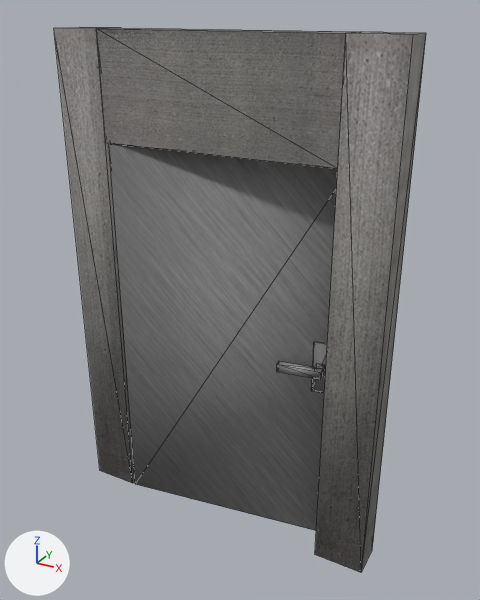
The OBJ model res/models/door/metaldoor_000001.obj: old version first, new version second.
Before and after are seen from a 50 mm camera at (1.81, -3.09, 3.11) aimed at (0.03, 0.15, 1.49). Every picture has the same lights, and +X, +Y and +Z are marked at lower left. Mesh edges are drawn as thin lines. Where no turn or scale is listed for an object, it has been applied to the vertices.

Objects in the first picture: 'Cube.004_Cube.005', 'Cube.006_Cube.007'.
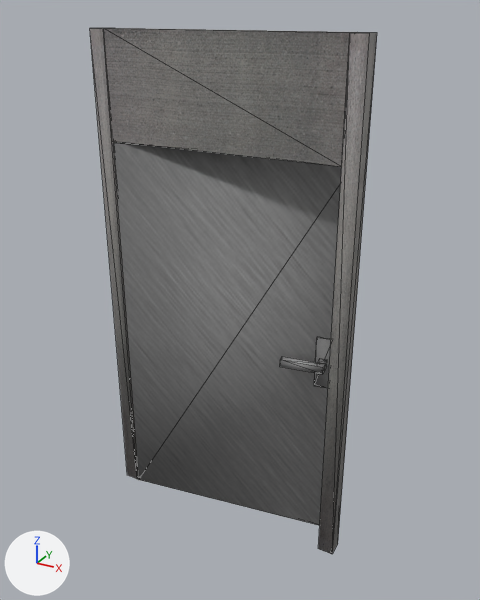
Location of each change, [x1, y1, x2, y2] in pixels of the pictures (480 x 600 px; the box of a moved part takes in the faces that stretch with it):
'Cube.006_Cube.007', reshaped (23% narrower): before [54, 27, 426, 572]; after [90, 28, 377, 554]
'Cube.004_Cube.005', reshaped: before [109, 143, 338, 531]; after [113, 142, 342, 526]
part 1 of me_cube_004_cube_005, moved or reshaped: before [277, 361, 322, 379]; after [280, 356, 325, 374]
part 2 of me_cube_004_cube_005, moved or reshaped: before [315, 363, 325, 375]; after [318, 359, 327, 370]
part 3 of me_cube_004_cube_005, moved or reshaped: before [311, 342, 327, 393]; after [314, 338, 331, 389]
part 4 of me_cube_004_cube_005, rebuilt: before [109, 143, 338, 531]; after [113, 142, 342, 526]
part 5 of me_cube_006_cube_007, moved or reshaped: before [97, 28, 356, 169]; after [104, 28, 356, 167]
part 6 of me_cube_006_cube_007, moved or reshaped: before [315, 32, 426, 572]; after [318, 32, 377, 554]
part 7 of me_cube_006_cube_007, moved or reshaped: before [54, 27, 135, 483]; after [90, 28, 139, 479]

Patch to the scene script:
```diff
--- a/res/models/door/metaldoor_000001.obj.py
+++ b/res/models/door/metaldoor_000001.obj.py
@@ me_cube_004_cube_005 @@
 # used by ob_cube_004_cube_005; location = (0.0, 0.0, 0.0)
-me_cube_004_cube_005.from_pydata(...)  # 56 vertices, 84 faces; spans x -0.71..0.71, y -0.11..0.39, z 0.01..2.4
+me_cube_004_cube_005.from_pydata(...)  # 32 vertices, 48 faces; spans x -0.7..0.7, y -0.05..0.25, z 0.01..2.4
+# me_cube_004_cube_005 part 1: the loose piece of 8 vertices spanning x 0.38..0.64, y -0.05..0.03, z 1.2..1.24 is moved by (-0.01, 0.06, 0.0)
+# me_cube_004_cube_005 part 2: the loose piece of 8 vertices spanning x 0.58..0.63, y 0.02..0.07, z 1.2..1.24 is moved by (-0.01, 0.06, 0.0)
+# me_cube_004_cube_005 part 3: the loose piece of 8 vertices spanning x 0.55..0.65, y 0.06..0.09, z 1.05..1.37 is moved by (-0.01, 0.06, 0.0)
+# me_cube_004_cube_005 part 4: the loose piece of 8 vertices spanning x -0.71..0.71, y -0.11..0.31, z 0.01..2.4 is rebuilt with 8 vertices and now spans x -0.7..0.7, y -0.05..0.25, z 0.01..2.4
 me_cube_004_cube_005.materials.append(mat_metal)
@@ me_cube_006_cube_007 @@
 me_cube_006_cube_007.from_pydata(...)  # 24 vertices, 36 faces; spans x -1.0..1.0, y -0.11..0.11, z 0.01..3.01
 # used by ob_cube_006_cube_007; location = (0.0, 0.0, 0.0)
+# me_cube_006_cube_007 part 5: the loose piece of 8 vertices spanning x -0.7..0.7, y -0.1..0.1, z 2.41..3.01 is scaled about its middle by (1, 0.47, 1)
+# me_cube_006_cube_007 part 6: the loose piece of 8 vertices spanning x 0.7..1.0, y -0.11..0.11, z 0.01..3.01 is scaled about its middle by (0.308, 0.481, 1), then moved by (-0.1, 0.0, 0.0)
+# me_cube_006_cube_007 part 7: the loose piece of 8 vertices spanning x -1.0..-0.7, y -0.11..0.11, z 0.01..3.01 is scaled about its middle by (0.308, 0.481, 1), then moved by (0.1, 0.0, 0.0)
 me_cube_006_cube_007.materials.append(mat_concrete)
```
